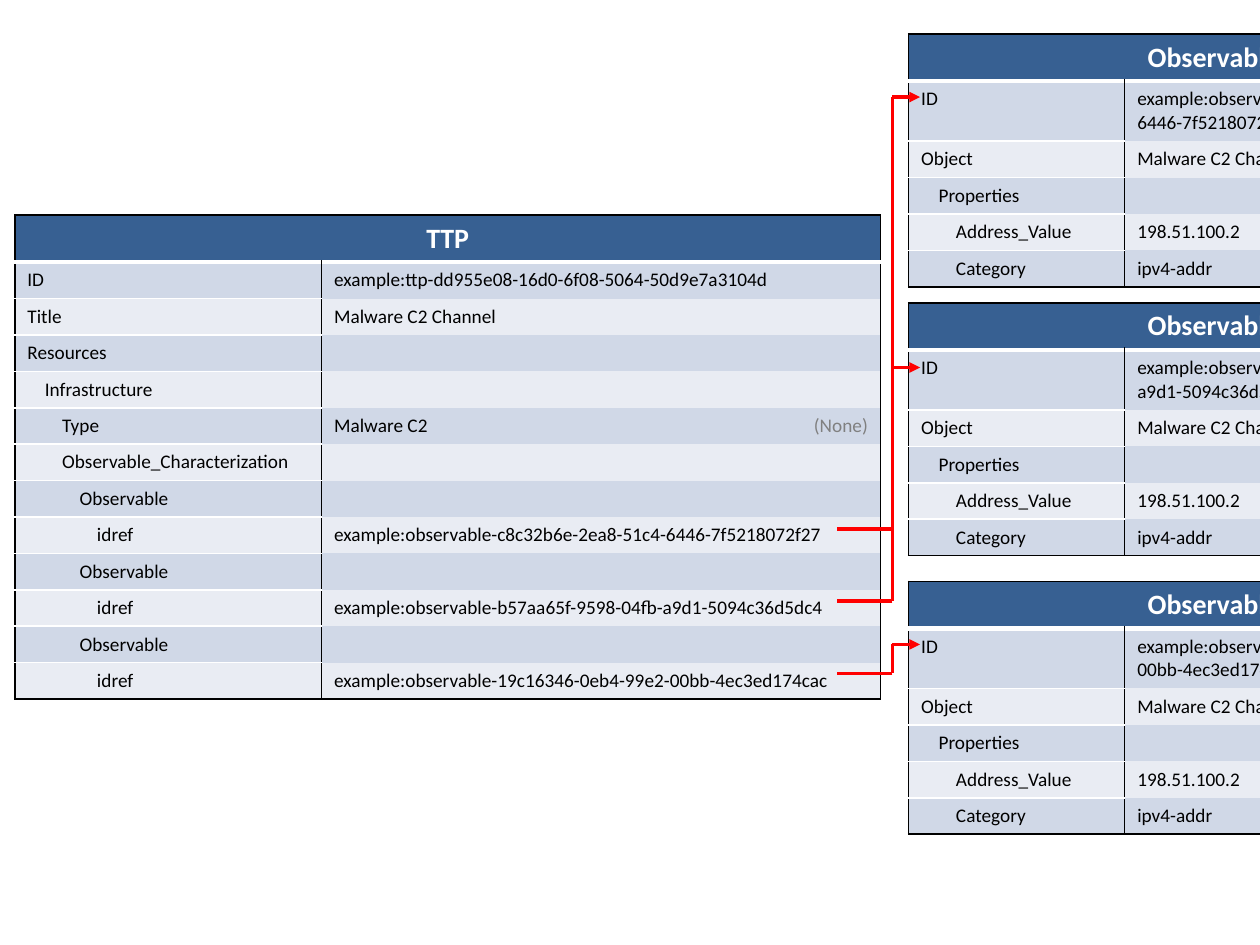
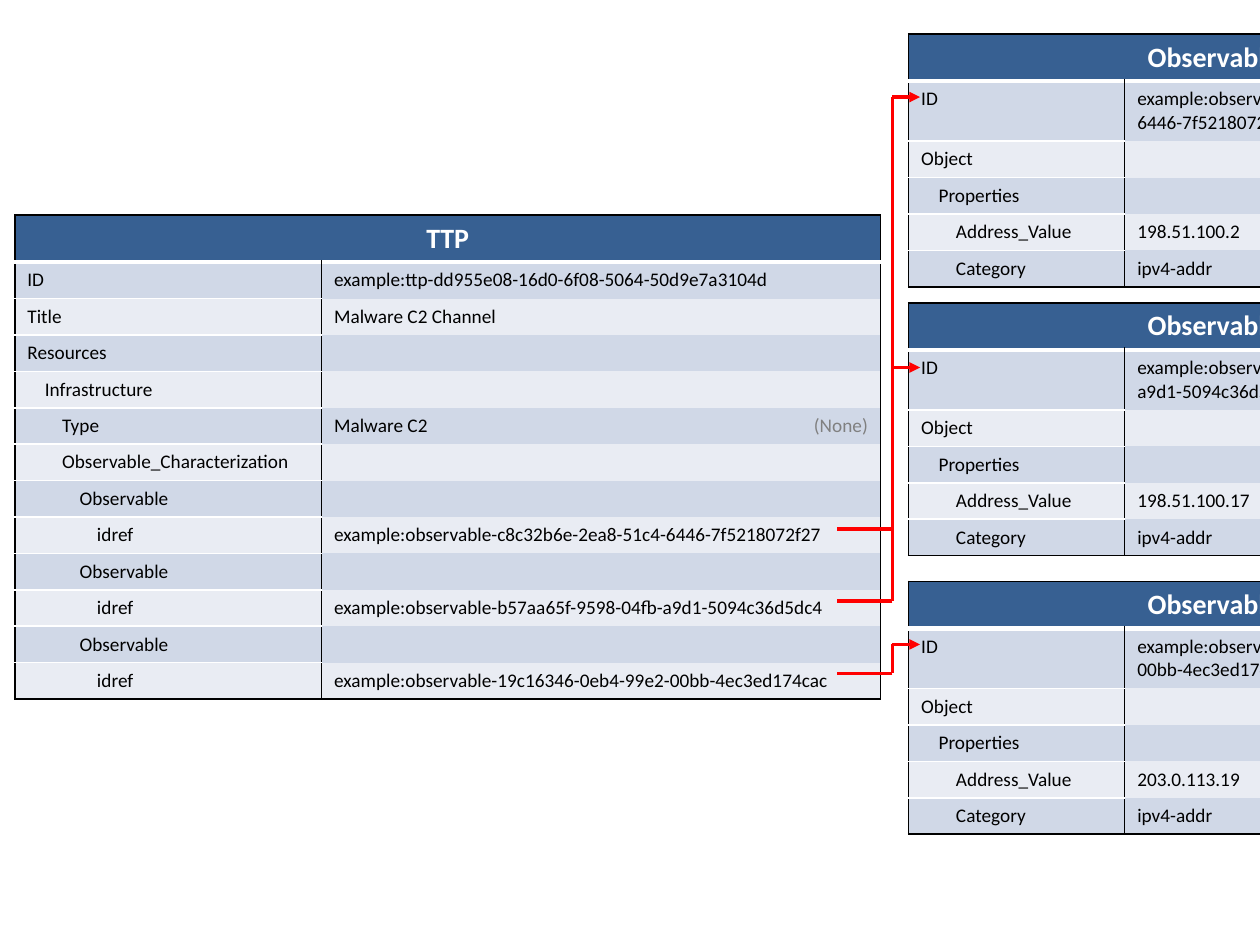
Before and after one commit to STIXProject/stixproject.github.io, a slide deck: slide 1 of idioms/ttp/c2-ip-range/diagram.pptx. Drawn at 1260x945 pixels with LibreOffice and Linux fonts; fonts in the diff are those of the drawing. Boxes give left, top, right and bottom in pixels: in the first picture for what was removed or moved away, otherwise in the second. Text is boxed around its words. In the diff, an @@ line names an element or a change of style, - is before the commit and + after.

Commit message:
initial version, plus corrections to diagram.pptx

```diff
--- a/idioms/ttp/c2-ip-range/diagram.pptx
+++ b/idioms/ttp/c2-ip-range/diagram.pptx
@@ table at box(908, 34, 1260, 283) @@
-row 3, column 2: Malware C2 Channel
+row 3, column 2: 
@@ table at box(908, 302, 1260, 552) @@
-row 3, column 2: Malware C2 Channel
+row 3, column 2: 
-row 5, column 2: 198.51.100.2
+row 5, column 2: 198.51.100.17
@@ table at box(908, 581, 1260, 830) @@
-row 3, column 2: Malware C2 Channel
+row 3, column 2: 
-row 5, column 2: 198.51.100.2
+row 5, column 2: 203.0.113.19
```
Also in this commit, not shown: 3 other files.
